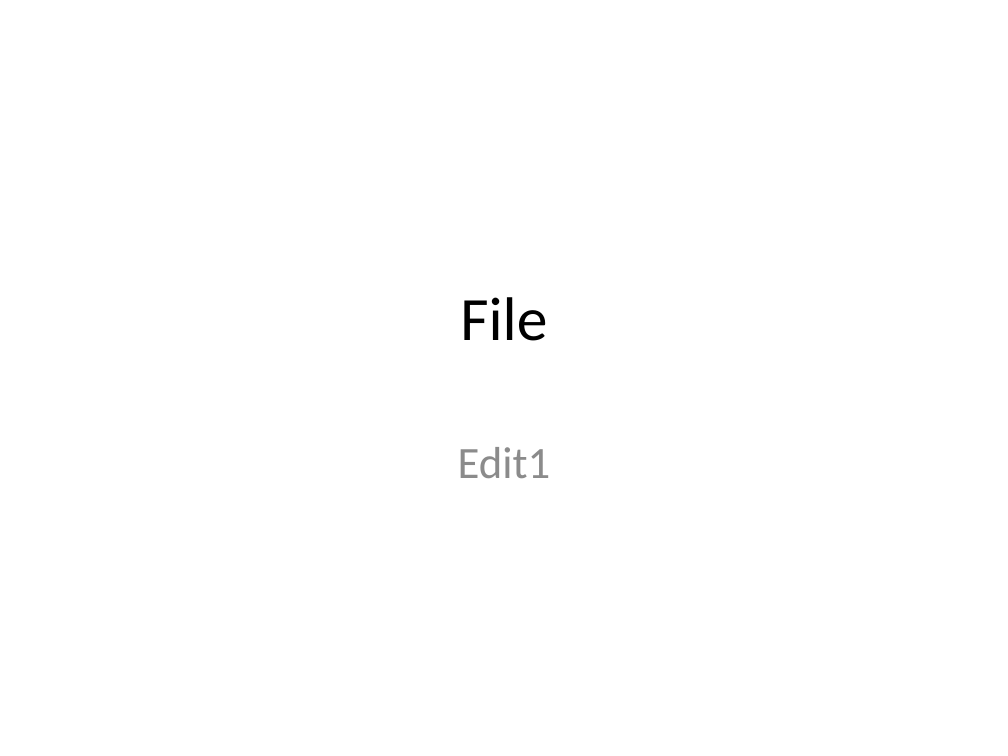
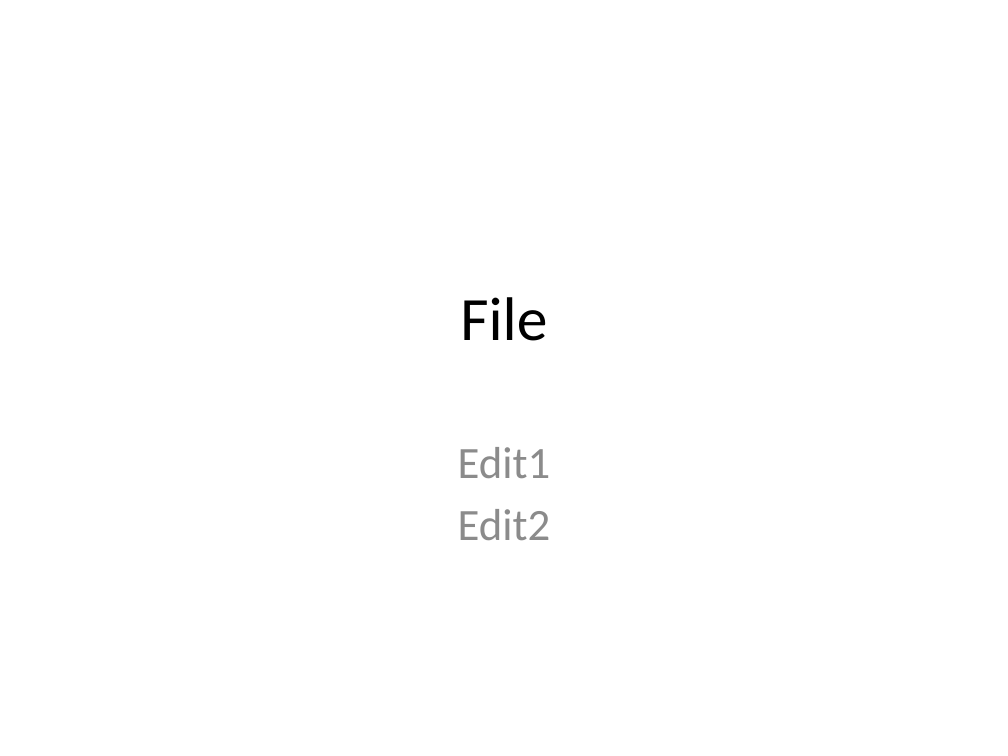
Before and after one commit to MeticulonTraining5/meticulon6test, a slide deck: slide 1 of Test powerpoint file.pptx. Drawn at 1008x756 pixels with LibreOffice and Linux fonts; fonts in the diff are those of the drawing. Boxes give left, top, right and bottom in pixels: in the first picture for what was removed or moved away, otherwise in the second. Text is boxed around its words. In the diff, an @@ line names an element or a change of style, - is before the commit and + after.

```diff
--- a/Test powerpoint file.pptx
+++ b/Test powerpoint file.pptx
@@ subtitle at bbox=[458, 509, 551, 540]: paragraph added @@
+Edit2
```
